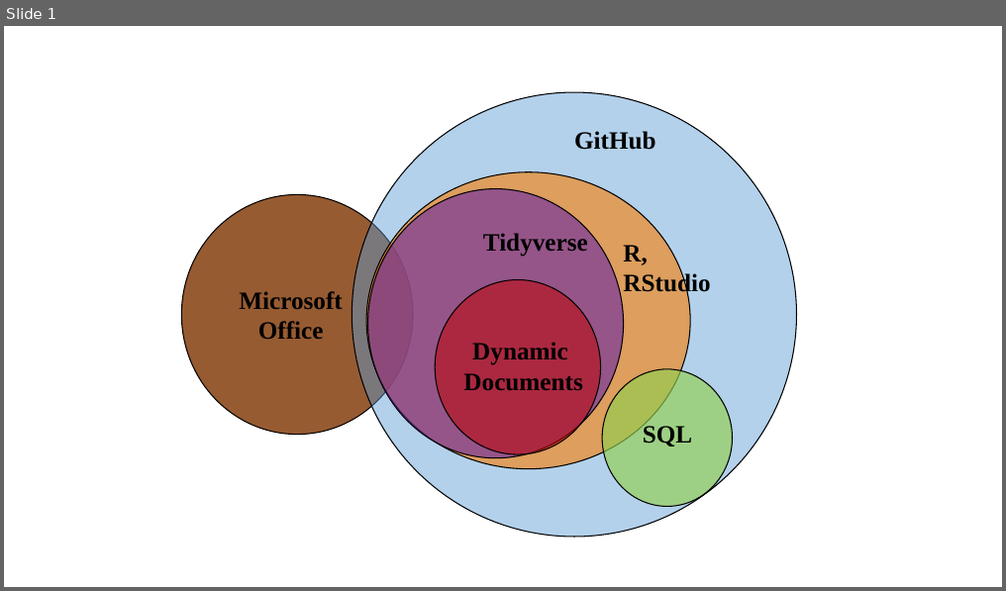
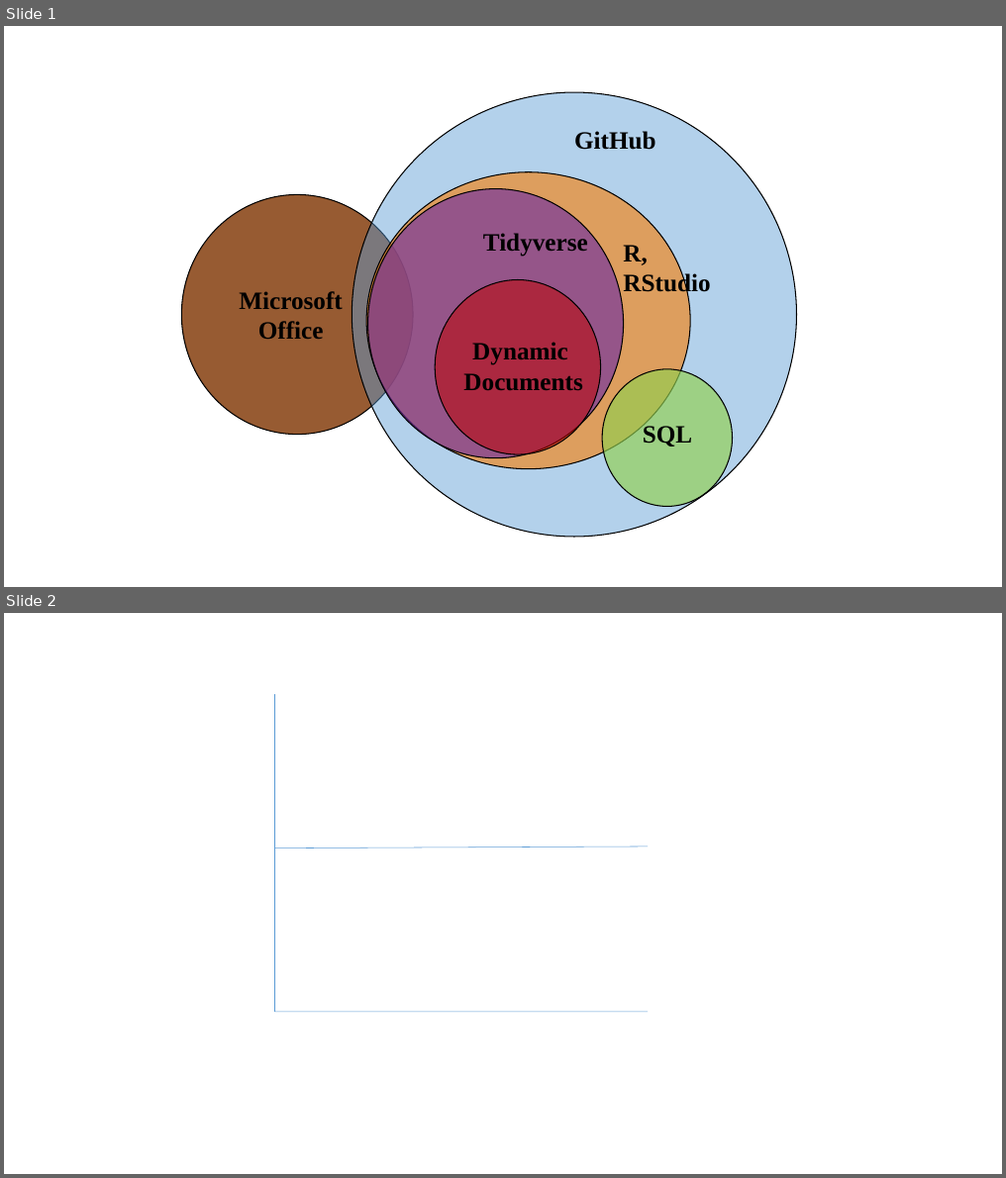
Before and after one commit to agron590-ISU/materials, a slide deck: Week 01/course_intro/images/Images.pptx. Shown one above the other, each under a label of ours: slide 1 before the commit, slides 1 and 2 after it. The pictures are 1006x591 and 1006x1178 pixels, drawn with LibreOffice and Linux fonts; fonts in the diff are those of the drawing. Boxes give left, top, right and bottom in pixels: in the first picture for what was removed or moved away, otherwise in the second. Text is boxed around its words. In the diff, an @@ line names an element or a change of style, - is before the commit and + after.

Commit message:
Add powerpoint

```diff
--- a/Week 01/course_intro/images/Images.pptx
+++ b/Week 01/course_intro/images/Images.pptx
@@ slide 2 added at [4, 613, 1002, 1174], background #FFFFFF @@
@@ line added from (275, 694) to (275, 1012), #5B9BD5 0.5 pt @@
@@ line added from (275, 848) to (648, 847), #5B9BD5 0.5 pt @@
@@ line added from (275, 1012) to (648, 1012), #5B9BD5 0.5 pt @@
```
